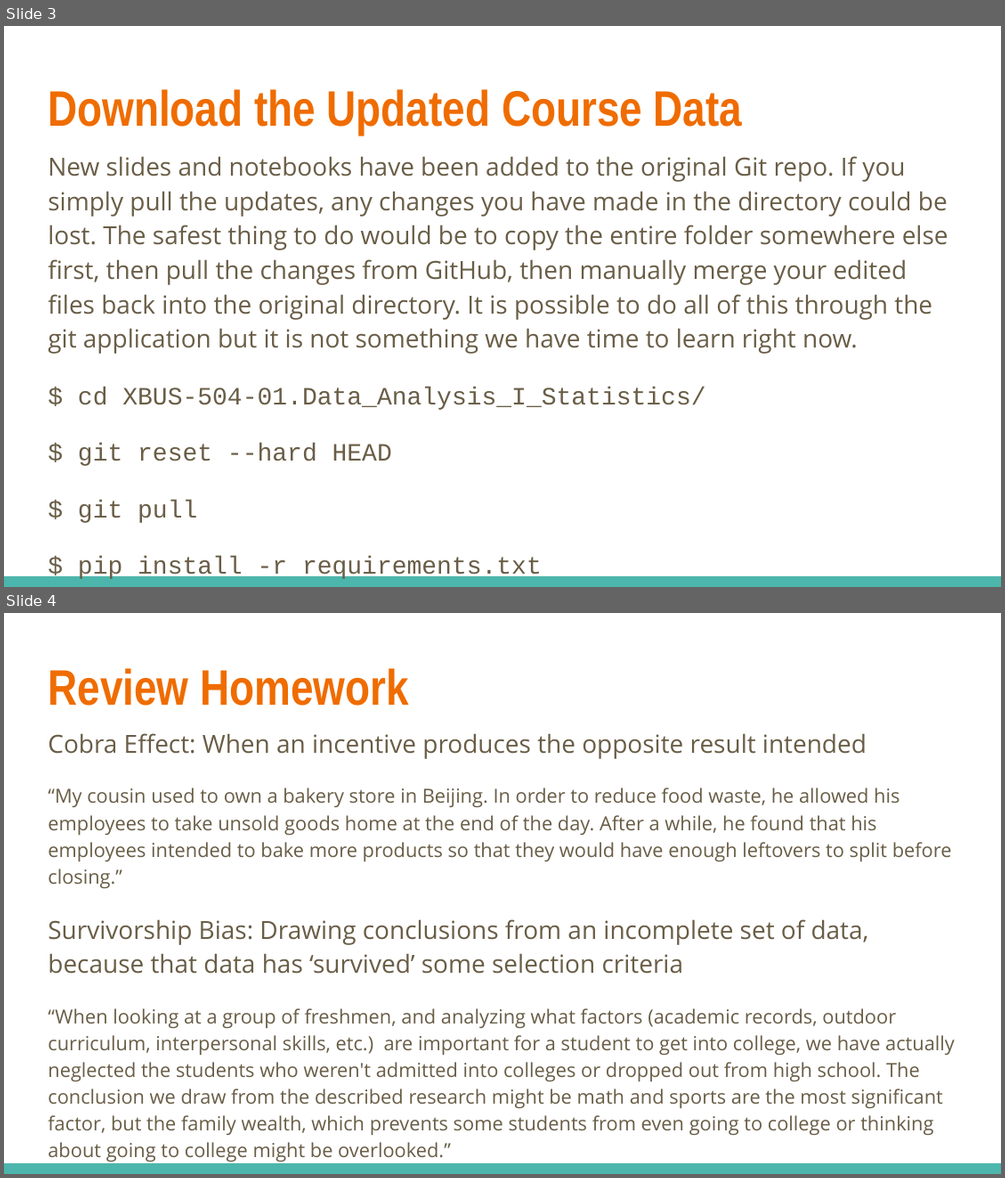
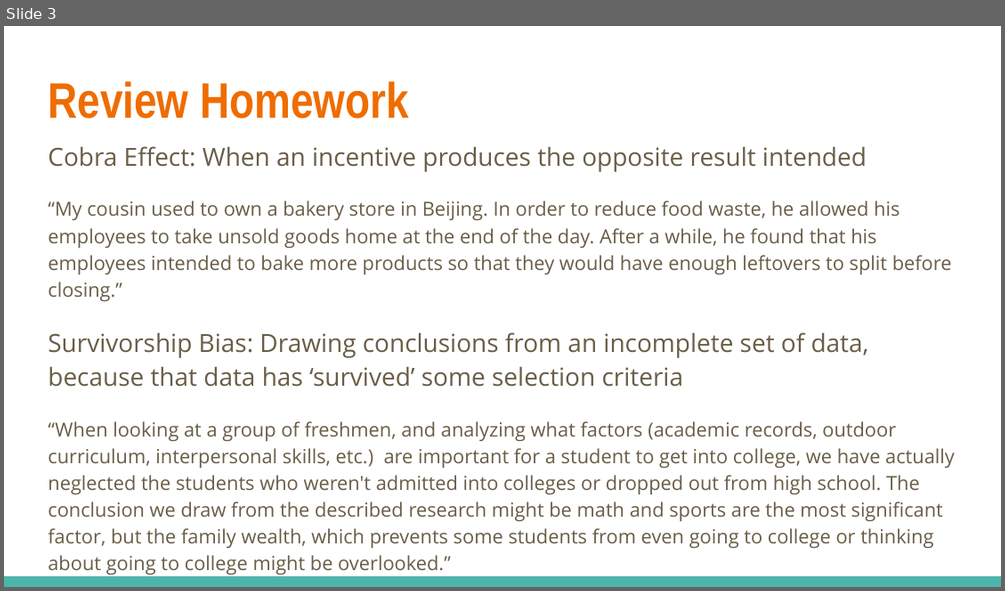
Before and after one commit to georgetown-analytics/XBUS-504-01.Data_Analysis_I_Statistics, a slide deck: slides/XBUS-504-2.pptx. Shown one above the other, each under a label of ours: slides 3 and 4 before the commit, slide 3 after it. The pictures are 1005x1178 and 1005x591 pixels, drawn with LibreOffice and Linux fonts; fonts in the diff are those of the drawing. Boxes give left, top, right and bottom in pixels: in the first picture for what was removed or moved away, otherwise in the second. Text is boxed around its words. In the diff, an @@ line names an element or a change of style, - is before the commit and + after.

```diff
--- a/slides/XBUS-504-2.pptx
+++ b/slides/XBUS-504-2.pptx
@@ slide 3 removed at (4,26,1001,587), background #FFFFFF; not listed: 1 template element that a slide beside it also shows @@
@@ title removed at (48,89,742,135) @@
-Download the Updated Course Data
@@ text removed at (48,156,948,523) @@
-New slides and notebooks have been added to the original Git repo. If you simply pull the updates, any changes you have made in the directory could be lost. The safest thing to do would be to copy the entire folder somewhere else first, then pull the changes from GitHub, then manually merge your edited files back into the original directory. It is possible to do all of this through the git application but it is not something we have time to learn right now.
-$ cd XBUS-504-01.Data_Analysis_I_Statistics/
-$ git reset --hard HEAD
-$ git pull
-$ pip install -r requirements.txt
@@ what was slide 4 is now slide 3 @@
```
Also in this commit, not shown: 6 slides changed, 5 slides added, 2 other slides removed, 5 other files.
